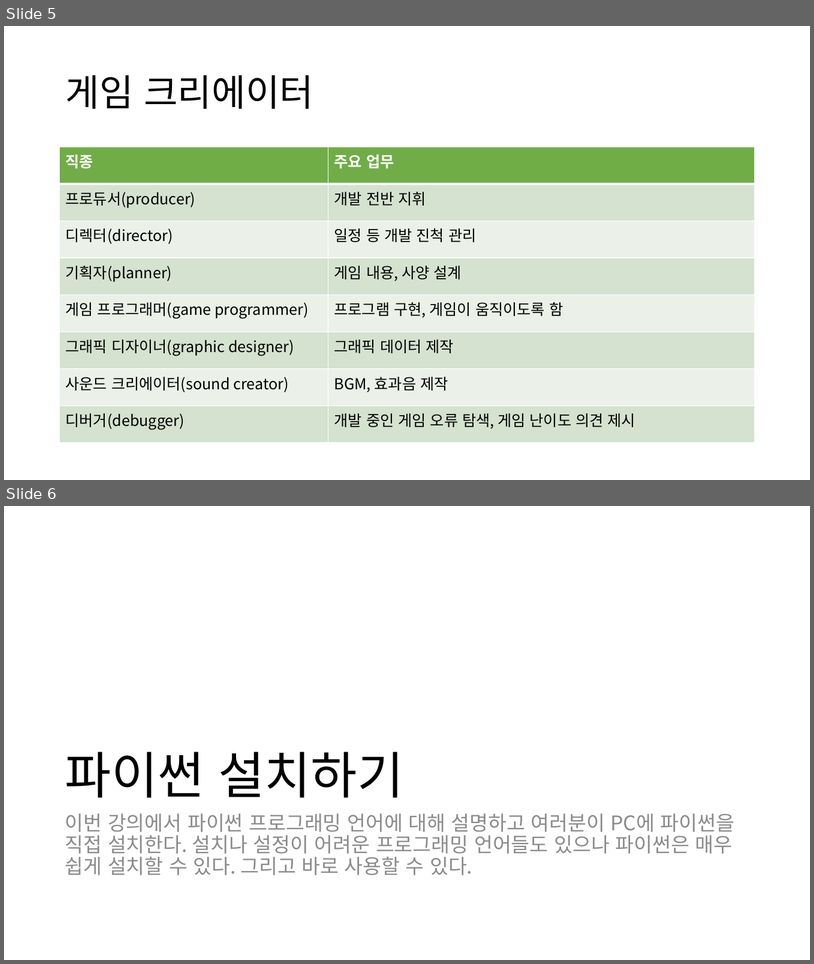
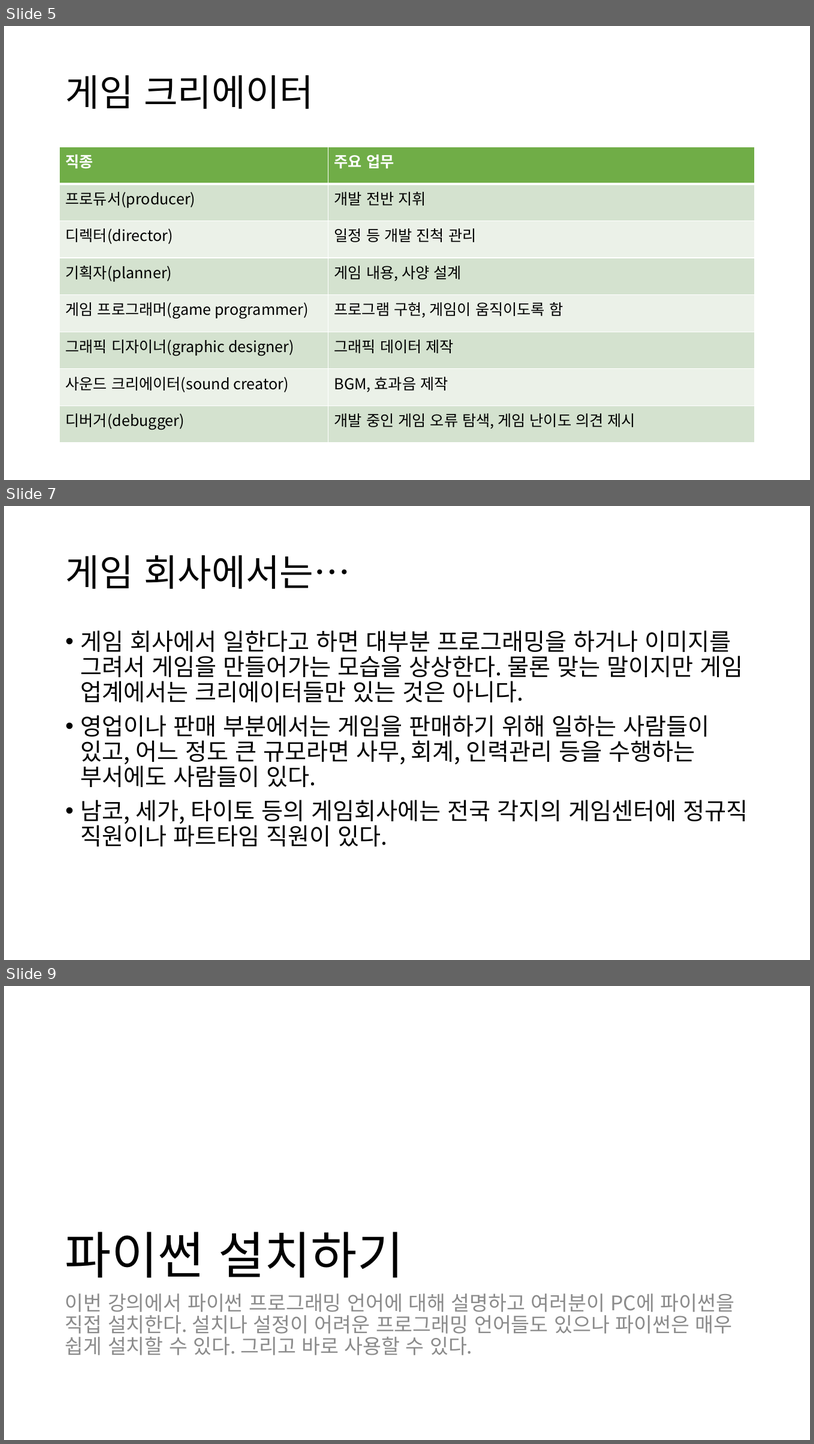
Before and after one commit to EastupGame/PythonGameDev, a slide deck: 게임개발기초과정 파이썬.pptx. Shown one above the other, each under a label of ours: slides 5 and 6 before the commit, slides 5, 7 and 9 after it; the slides between them are not shown. The pictures are 814x964 and 814x1444 pixels, drawn with LibreOffice and Linux fonts; fonts in the diff are those of the drawing. Boxes give left, top, right and bottom in pixels: in the first picture for what was removed or moved away, otherwise in the second. Text is boxed around its words. In the diff, an @@ line names an element or a change of style, - is before the commit and + after.

```diff
--- a/게임개발기초과정 파이썬.pptx
+++ b/게임개발기초과정 파이썬.pptx
@@ slide 7 added at bbox=[4, 506, 810, 960], background #FFFFFF @@
@@ title added at bbox=[65, 555, 351, 589], 44 pt, text #000000 @@
+게임 회사에서는…
@@ text added at bbox=[81, 630, 749, 846], 28 pt, text #000000 @@
+• 게임 회사에서 일한다고 하면 대부분 프로그래밍을 하거나 이미지를 그려서 게임을 만들어가는 모습을 상상한다. 물론 맞는 말이지만 게임 업계에서는 크리에이터들만 있는 것은 아니다.
+• 영업이나 판매 부분에서는 게임을 판매하기 위해 일하는 사람들이 있고, 어느 정도 큰 규모라면 사무, 회계, 인력관리 등을 수행하는 부서에도 사람들이 있다.
+• 남코, 세가, 타이토 등의 게임회사에는 전국 각지의 게임센터에 정규직 직원이나 파트타임 직원이 있다.
@@ what was slide 6 is now slide 9 @@
```
Also in this commit, not shown: 1 slide changed, 11 other slides added.
